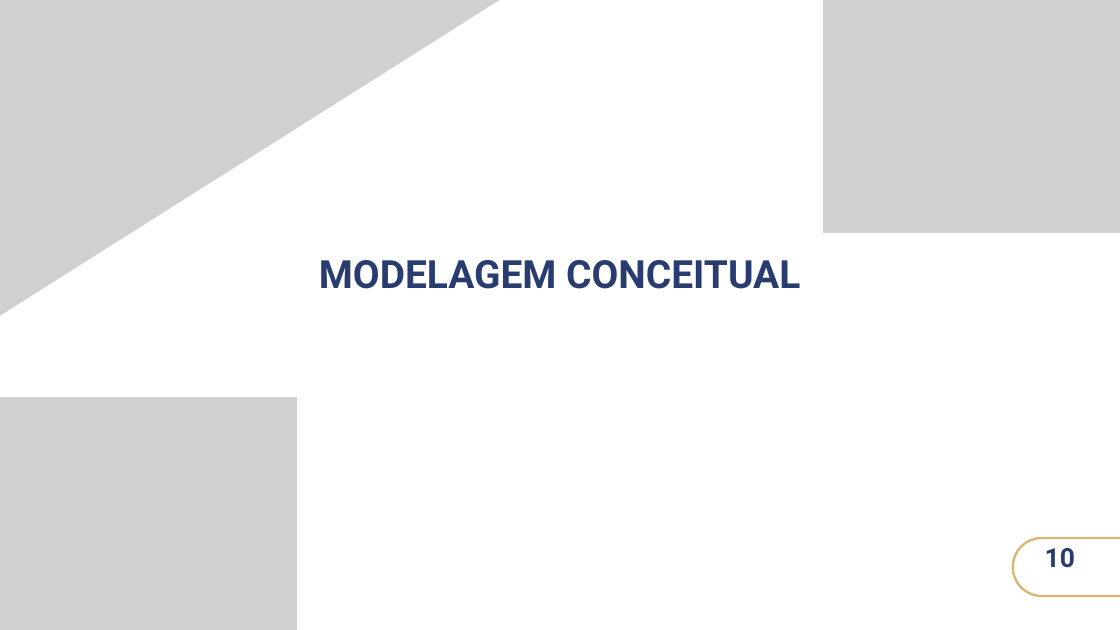
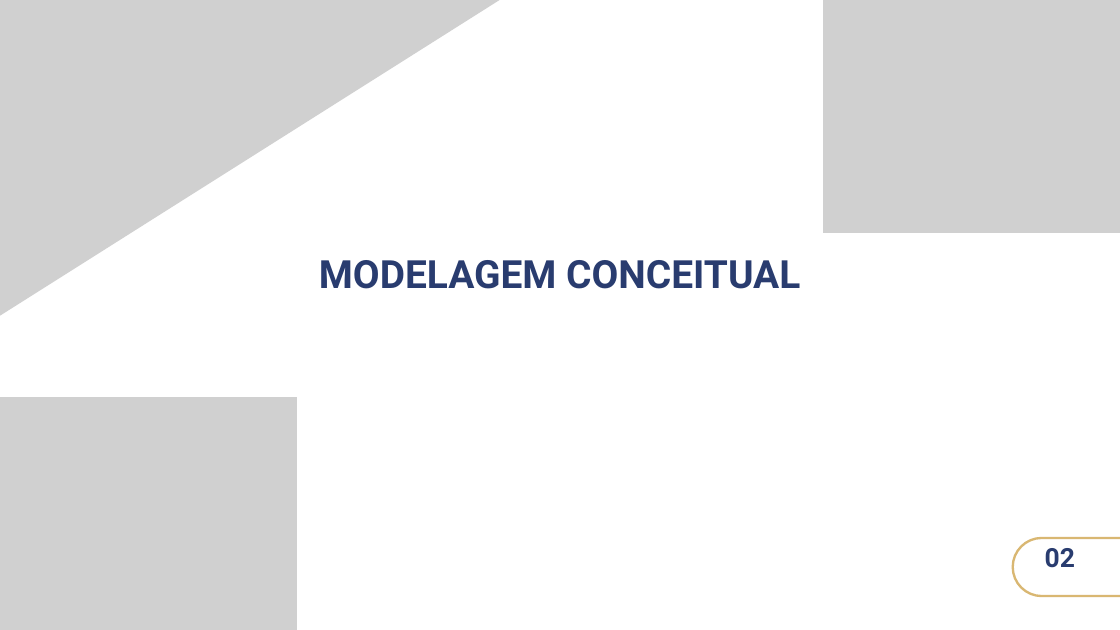
Before and after one commit to sophia-moura/destrava-projeto, a slide deck: slide 3 of Destrava banco de dados.pptx (slide 11 before the commit). Drawn at 1120x630 pixels with LibreOffice and Linux fonts; fonts in the diff are those of the drawing; grey boxes stand for pictures; background and template pictures are left out. Boxes give left, top, right and bottom in pixels: in the first picture for what was removed or moved away, otherwise in the second. Text is boxed around its words. In the diff, an @@ line names an element or a change of style, - is before the commit and + after.

```diff
--- a/Destrava banco de dados.pptx
+++ b/Destrava banco de dados.pptx
@@ text at bbox=[1045, 548, 1075, 568]: text changed @@
-10
+02
```
Also in this commit, not shown: 1 other slide changed, 5 slides added, 11 slides removed.
